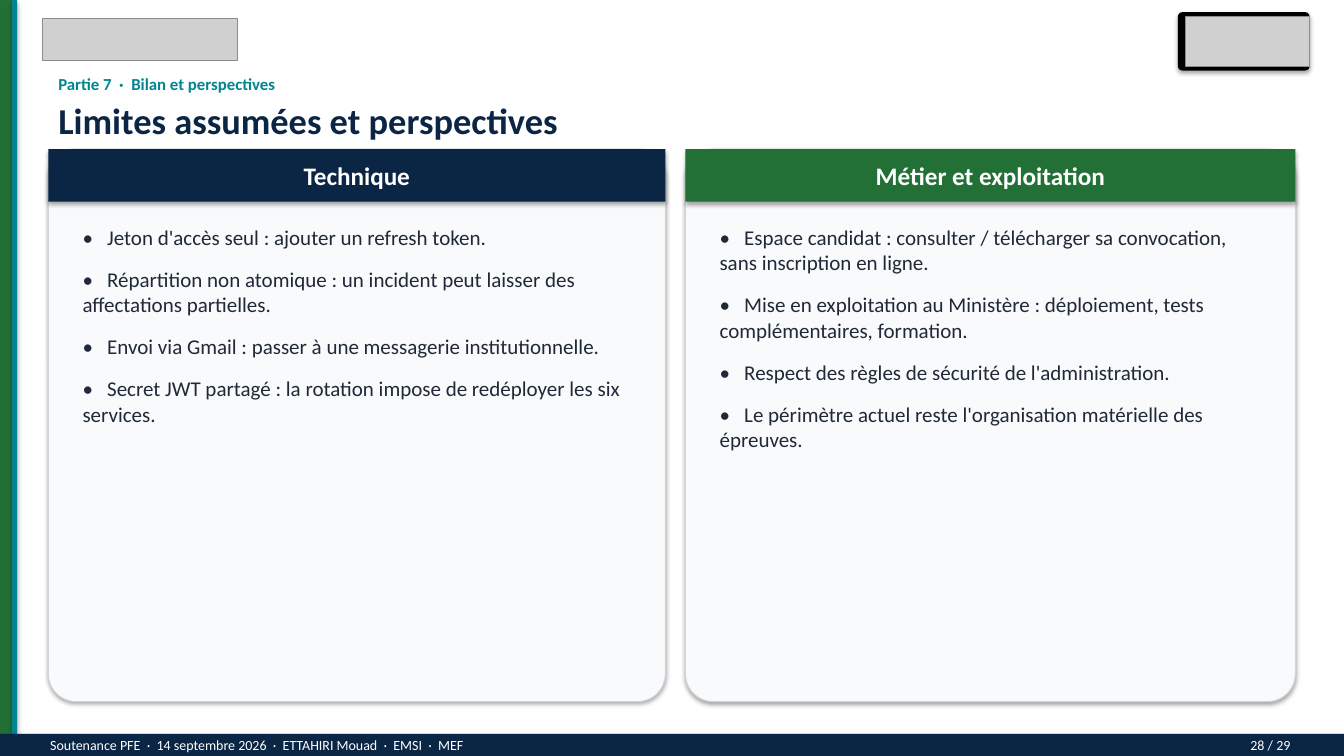
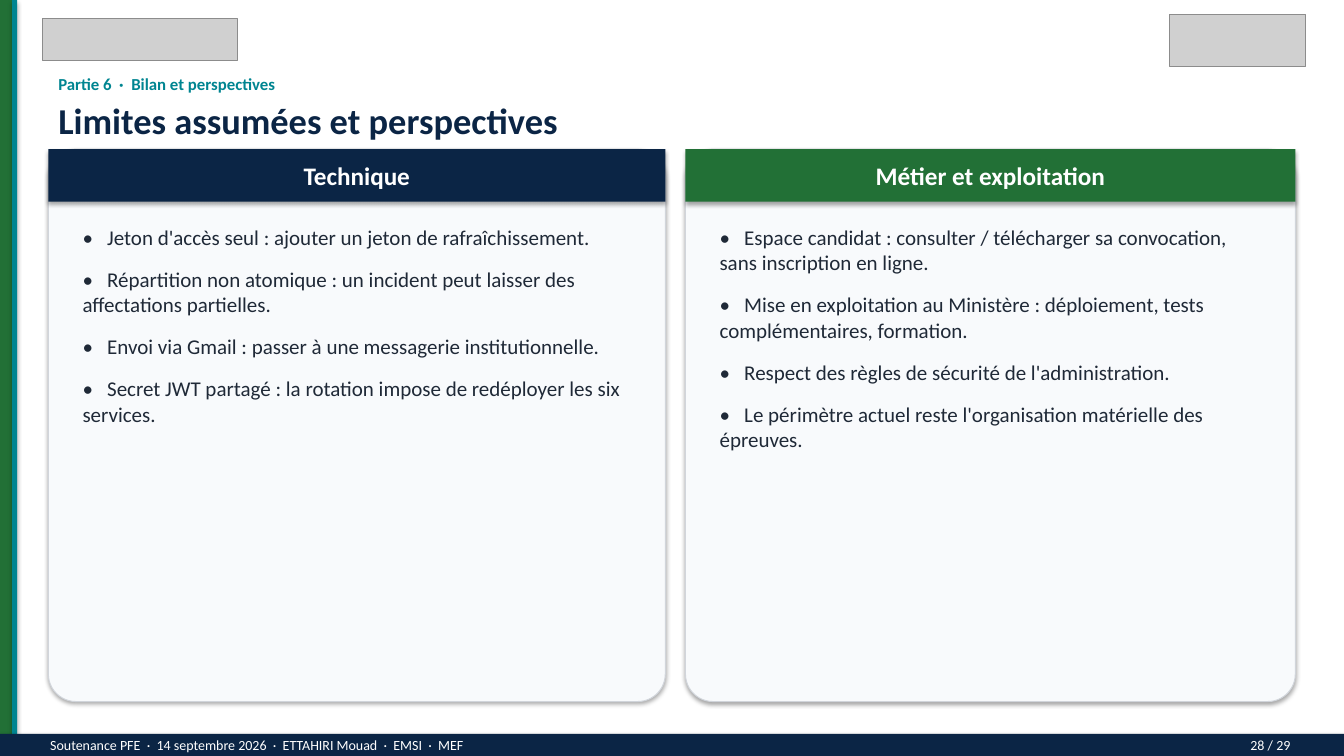
Before and after one commit to mouadofficiel2003/PFE2, a slide deck: slide 28 of soutenance/Soutenance-PFE-ETTAHIRI-Mouad.pptx. Drawn at 1344x756 pixels with LibreOffice and Linux fonts; fonts in the diff are those of the drawing; grey boxes stand for pictures. Boxes give left, top, right and bottom in pixels: in the first picture for what was removed or moved away, otherwise in the second. Text is boxed around its words. In the diff, an @@ line names an element or a change of style, - is before the commit and + after.

```diff
--- a/soutenance/Soutenance-PFE-ETTAHIRI-Mouad.pptx
+++ b/soutenance/Soutenance-PFE-ETTAHIRI-Mouad.pptx
@@ picture: place and size @@
-picture at (1187,16,1311,67)
+picture at (1171,14,1307,67)
@@ rounded rectangle removed at (1179,12,1311,71) @@
@@ text at (58,78,275,93): text changed @@
-Partie 7 · Bilan et perspectives
+Partie 6 · Bilan et perspectives
@@ text at (107,230,590,249): text changed @@
-• Jeton d'accès seul : ajouter un refresh token.
+• Jeton d'accès seul : ajouter un jeton de rafraîchissement.
```
Also in this commit, not shown: 28 other slides changed, 45 other files.
